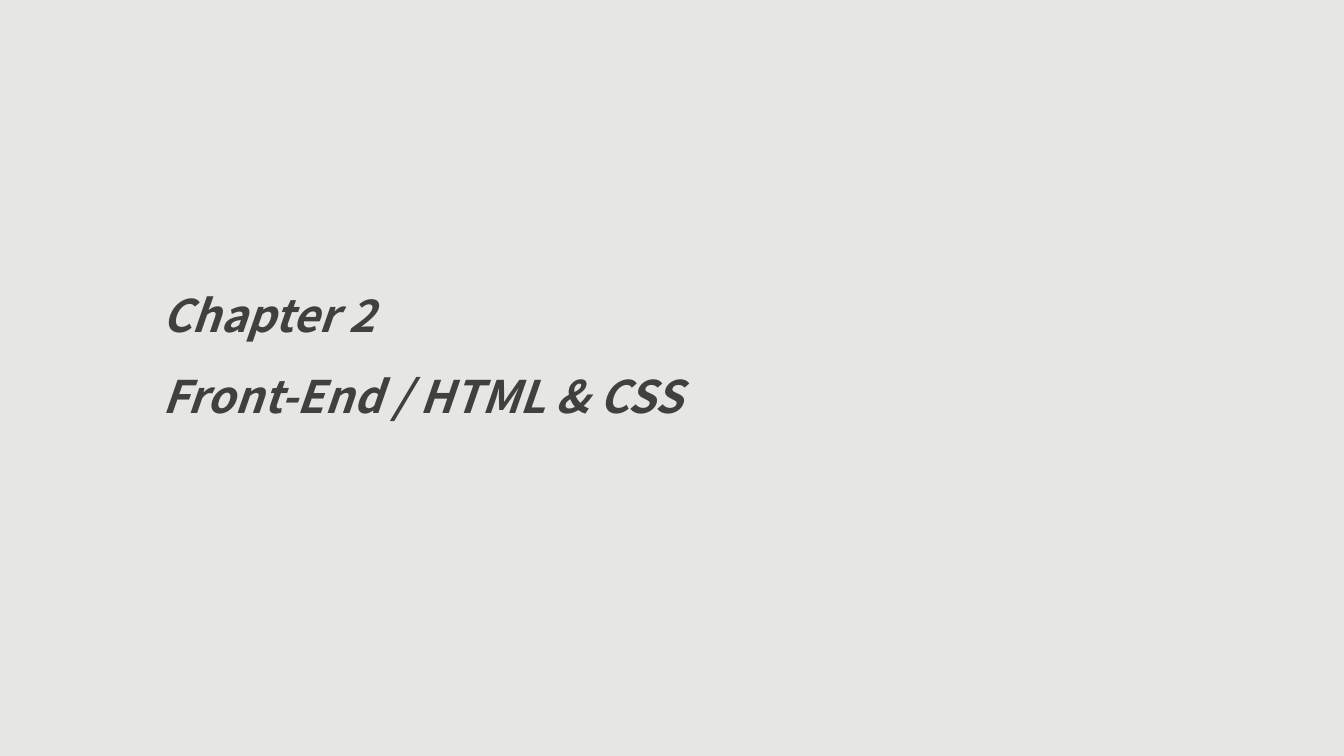
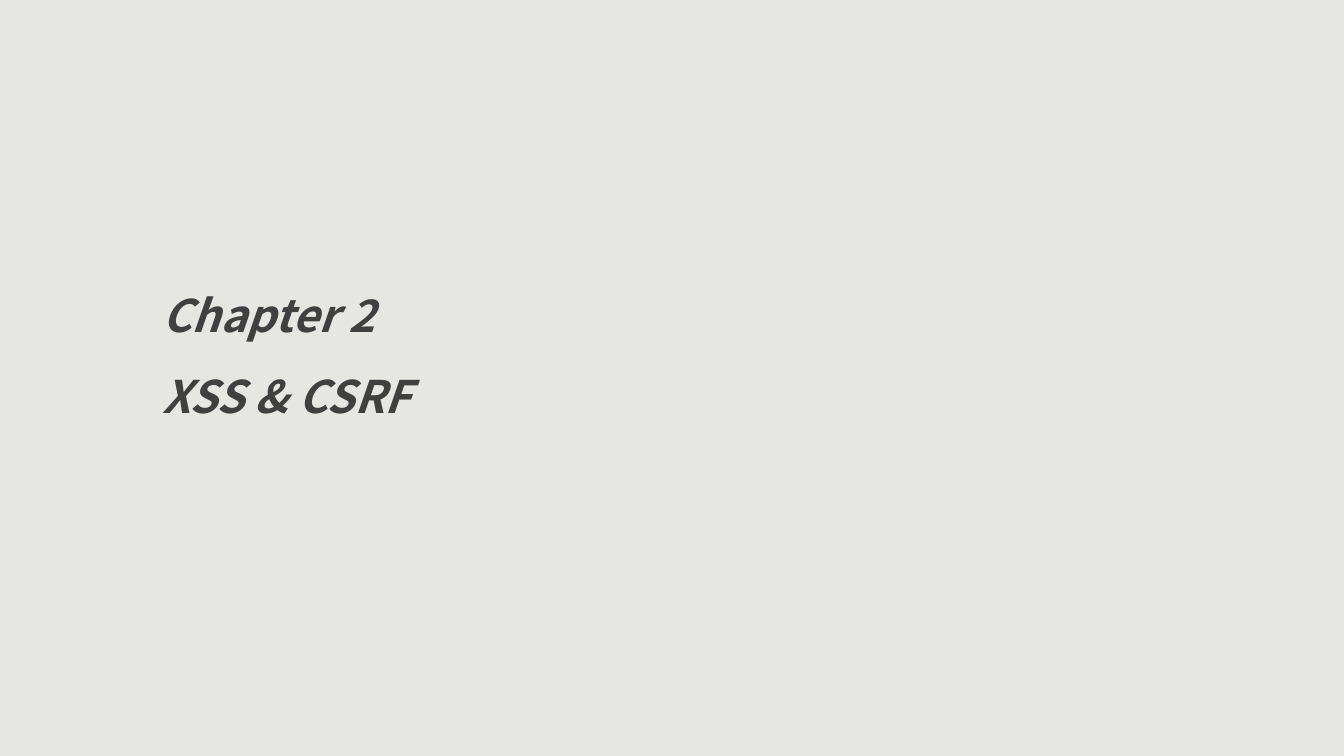
Before and after one commit to raxkson/kisec, a slide deck: slide 9 of Doc/Attack&Defense CTF-secu.pptx (slide 6 before the commit). Drawn at 1344x756 pixels with LibreOffice and Linux fonts; fonts in the diff are those of the drawing. Boxes give left, top, right and bottom in pixels: in the first picture for what was removed or moved away, otherwise in the second. Text is boxed around its words. In the diff, an @@ line names an element or a change of style, - is before the commit and + after.

```diff
--- a/Doc/Attack&Defense CTF-secu.pptx
+++ b/Doc/Attack&Defense CTF-secu.pptx
@@ text at bbox=[162, 379, 411, 414]: text changed @@
-Front-End / HTML & CSS
+XSS & CSRF
```
Also in this commit, not shown: 4 other slides changed, 37 slides added, 5 slides removed.
